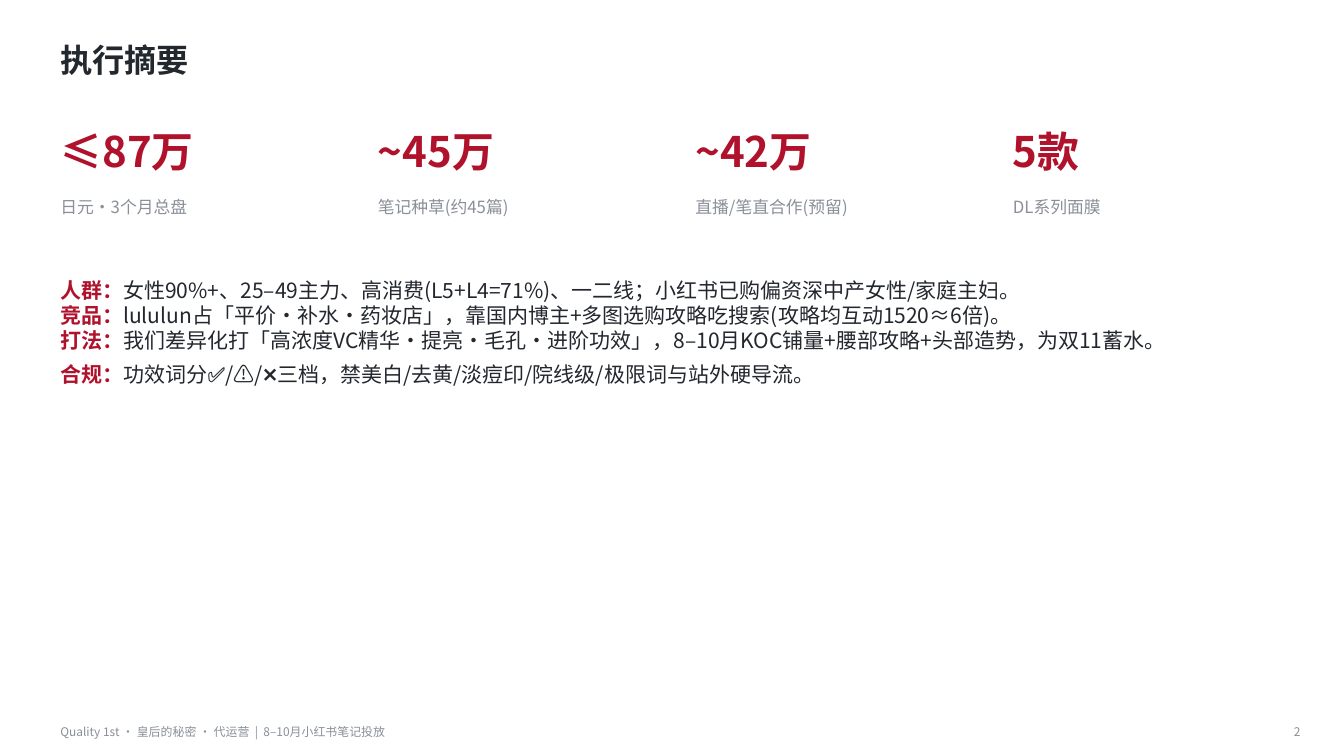
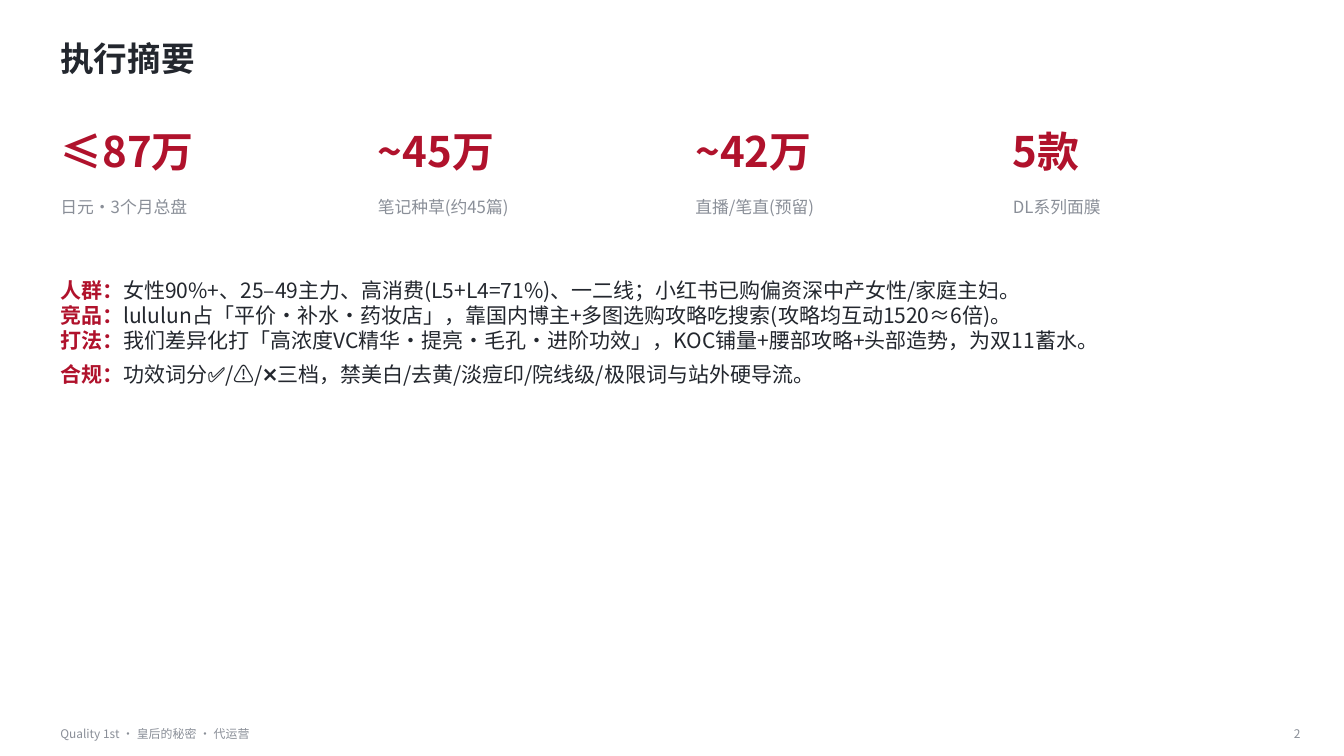
Before and after one commit to caowenwen-boop/-, a slide deck: slide 2 of docs/工作/04-营销推广/代运营-Quality1st/8-10月笔记投放/8-10月小红书笔记投放方案.pptx. Drawn at 1344x756 pixels with LibreOffice and Linux fonts; fonts in the diff are those of the drawing. Boxes give left, top, right and bottom in pixels: in the first picture for what was removed or moved away, otherwise in the second. Text is boxed around its words. In the diff, an @@ line names an element or a change of style, - is before the commit and + after.

```diff
--- a/docs/工作/04-营销推广/代运营-Quality1st/8-10月笔记投放/8-10月小红书笔记投放方案.pptx
+++ b/docs/工作/04-营销推广/代运营-Quality1st/8-10月笔记投放/8-10月小红书笔记投放方案.pptx
@@ text "执行摘要" at [60,42,194,74]: size 23 to 24 pt @@
@@ text at [695,199,814,216]: text changed @@
-直播/笔直合作(预留)
+直播/笔直(预留)
@@ text at [60,280,1098,386]: text changed @@
-人群：女性90%+、25–49主力、高消费(L5+L4=71%)、一二线；小红书已购偏资深中产女性/家庭主妇。
-竞品：lululun占「平价·补水·药妆店」，靠国内博主+多图选购攻略吃搜索(攻略均互动1520≈6倍)。
-打法：我们差异化打「高浓度VC精华·提亮·毛孔·进阶功效」，8–10月KOC铺量+腰部攻略+头部造势，为双11蓄水。
-合规：功效词分✅/⚠️/❌三档，禁美白/去黄/淡痘印/院线级/极限词与站外硬导流。
+人群：女性90%+、25–49主力、高消费(L5+L4=71%)、一二线；小红书已购偏资深中产女性/家庭主妇。
+竞品：lululun占「平价·补水·药妆店」，靠国内博主+多图选购攻略吃搜索(攻略均互动1520≈6倍)。
+打法：我们差异化打「高浓度VC精华·提亮·毛孔·进阶功效」，KOC铺量+腰部攻略+头部造势，为双11蓄水。
+合规：功效词分✅/⚠️/❌三档，禁美白/去黄/淡痘印/院线级/极限词与站外硬导流。
@@ text at [60,728,250,741]: text changed @@
-Quality 1st · 皇后的秘密 · 代运营 | 8–10月小红书笔记投放
+Quality 1st · 皇后的秘密 · 代运营
```
Also in this commit, not shown: 9 other slides changed.
